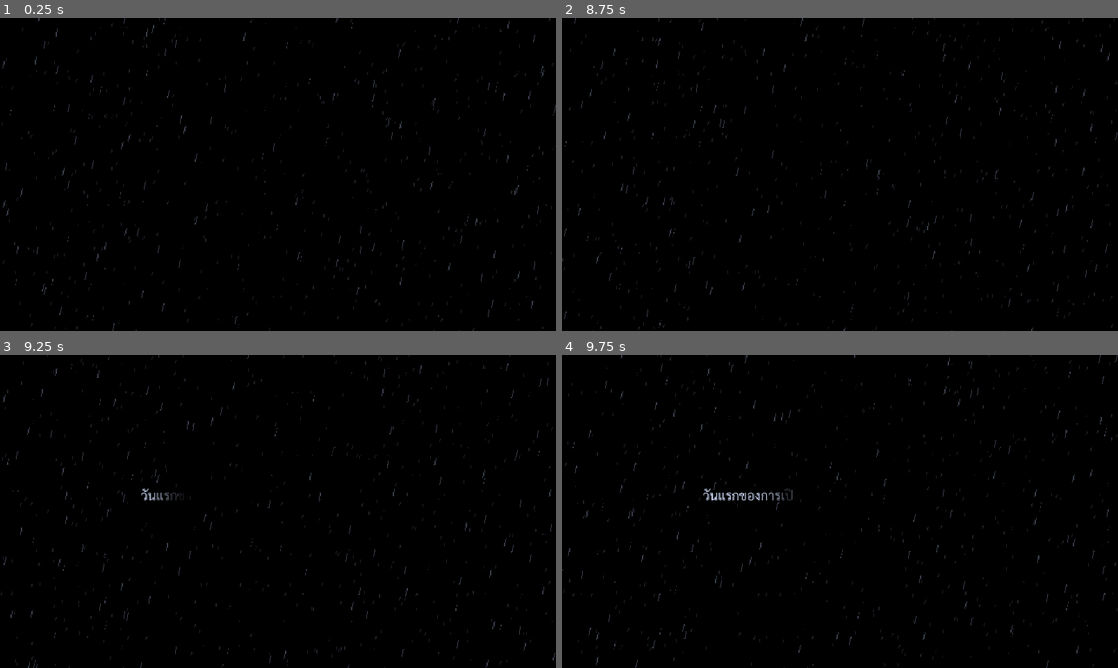
Above: before the commit, frames 1-4 (two rows, left to right).
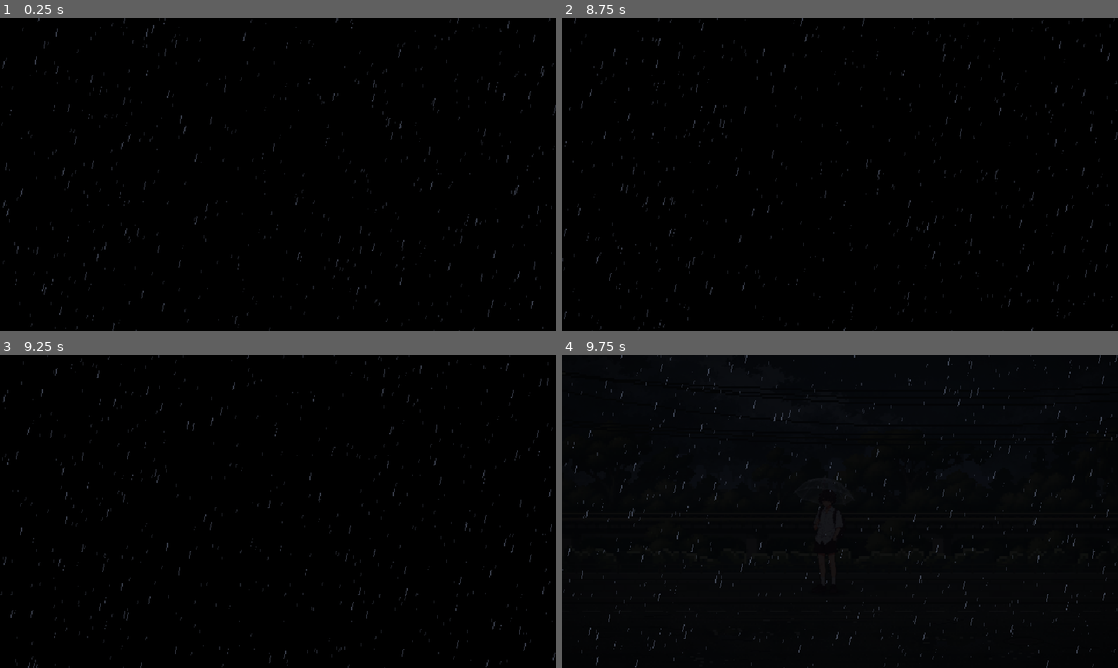
Above: after the commit, the same moments.

Repository: nerfmez/Story-game
Game: Godot game, scene res://scenes/main.tscn
Two runs of this game, one before a commit and one after it. Both use one fixed random seed, a clock stepped at 60 frames per second and the inputs below.
Inputs (mouse positions are in pixels of both pictures, inside the frame that each line leads up to):
- Up to frame 1 (0.25 s): no input
- Up to frame 2 (8.75 s): tap Enter (ui_accept) at 0.5, 0.77, 1.52, 3.02, 3.77, 4.52, 6.02, 6.77, 7.52 s; move the mouse to (962, 158) at 0.52 s; hold Right (ui_right) 0.53-1.28 s; click (962, 158) at 0.67 s; move the mouse to (728, 190) at 1.27 s; hold Left (ui_left) 1.28-2.03 s; move the mouse to (895, 105) at 2.02 s; hold Right (ui_right) 2.03-3.53 s; move the mouse to (812, 237) at 2.77 s; click (812, 237) at 2.92 s; move the mouse to (1006, 221) at 3.52 s; hold Left (ui_left) 3.53-5.78 s; move the mouse to (673, 127) at 4.27 s; move the mouse to (867, 174) at 5.02 s; click (867, 174) at 5.17 s; move the mouse to (756, 96) at 5.77 s; hold Right (ui_right) 5.78-8.03 s; move the mouse to (962, 158) at 6.52 s; move the mouse to (728, 190) at 7.27 s; click (728, 190) at 7.42 s; move the mouse to (895, 105) at 8.02 s; hold Left (ui_left) from 8.03 s (still down)
- Up to frame 3 (9.25 s): keep holding Left (ui_left); move the mouse to (250, 574) at 8.77 s; tap Enter (ui_accept) at 9.02 s
- Up to frame 4 (9.75 s): move the mouse to (1006, 558) at 9.52 s; release Left (ui_left) at 9.53 s; hold Right (ui_right) from 9.53 s (still down); click (1006, 558) at 9.67 s

Frames 1-2 are identical in both runs. In frame 3, 0.1% of the frame differs, in the area x 25-33%, y 42-47%; in frame 4, 0.5%, in the area x 25-63%, y 38-98%.

Commit message:
Intro video: play before going fullscreen; never skip it silently
Safari spends the tap's user activation on requestFullscreen, so the
play() that followed was refused and the game skipped the video. Play
first, then ask for fullscreen. If the browser still refuses, show a
'tap to play' hint and resume on the next tap. Also drop the time
caption after the chapter card; the video already sets the scene.

Co-Authored-By: Claude Opus 5.5 <noreply@anthropic.com>
Claude-Session: https://claude.ai/code/session_011NAKRUA9btL4iodwTEM3Dh

Diff:
--- a/data/prologue.json
+++ b/data/prologue.json
@@ -1,6 +1,6 @@
 {
   "note": "ตอนที่1 [15 เซนติเมตร] จากต้นฉบับของผู้เขียน เกมเล่าด้วยภาพ: ประโยคที่บรรยายสิ่งที่เห็นบนจอตัดออกให้ภาพเล่าแ …(340 unchanged characters)…
-  "caption": "วันแรกของการเปิดภาคเรียน ช่วงเช้าในเดือนสิงหาคม",
+  "caption": "",
   "home": [],
   "street": [
     {
--- a/scripts/intro_video.gd
+++ b/scripts/intro_video.gd
@@ -30,21 +30,41 @@
 		+ 'z-index:1000;opacity:0;transition:opacity 0.6s;pointer-events:none;display:none;';
 	document.body.appendChild(v);
 	var iv = { video: v, armed: false, state: 'idle' };
-	iv.reset = function () { iv.armed = false; iv.state = 'idle'; v.pause(); v.currentTime = 0; v.style.display = 'none'; v.style.opacity = 0; };
+	iv.reset = function () { iv.armed = false; iv.state = 'idle'; v.pause(); v.currentTime = 0; v.style.display = 'none'; v.style.opacity = 0; if (iv.hint) iv.hint.style.display = 'none'; };
 	iv.start = function () {
 		if (iv.state !== 'idle') return;
 		iv.state = 'playing';
 		v.style.display = 'block';
 		requestAnimationFrame(function () { v.style.opacity = 1; });
 		var p = v.play();
-		if (p && p.catch) p.catch(function () { iv.state = 'failed'; });
+		if (p && p.catch) p.catch(iv.refused);
+	};
+	// เบราว์เซอร์ไม่ยอมเล่น (นอกจังหวะแตะ/ประหยัดพลังงาน): ขึ้น "แตะเพื่อเล่น" แตะแล้วเล่นต่อ ไม่ข้ามวิดีโอ
+	var hint = document.createElement('div');
+	hint.textContent = '\u25B6  แตะเพื่อเล่น';
+	hint.style.cssText = 'position:fixed;left:0;right:0;top:50%%;transform:translateY(-50%%);text-align:center;'
+		+ 'color:#dde4f5;font:20px sans-serif;z-index:1001;display:none;pointer-events:none;';
+	document.body.appendChild(hint);
+	iv.hint = hint;
+	iv.refused = function (e) { if (e && e.name === 'NotAllowedError') iv.block(); else iv.state = 'failed'; };
+	iv.block = function () {
+		if (iv.state !== 'playing') return;
+		iv.state = 'blocked';
+		hint.style.display = 'block';
+	};
+	var resume = function () {
+		if (iv.state !== 'blocked') return;
+		hint.style.display = 'none';
+		iv.state = 'playing';
+		var p = v.play();
+		if (p && p.catch) p.catch(iv.refused);
 	};
 	iv.finish = function () {
 		v.style.opacity = 0;
 		setTimeout(function () { v.style.display = 'none'; iv.state = 'ended'; }, 650);
 	};
 	v.addEventListener('ended', iv.finish);
-	v.addEventListener('error', function () { if (iv.state === 'playing') iv.state = 'failed'; });
+	v.addEventListener('error', function () { if (iv.state === 'playing' || iv.state === 'blocked') { hint.style.display = 'none'; iv.state = 'failed'; } });
 	// แตะเพื่อเริ่ม = เปิดเต็มจอ (ล็อกแนวนอนถ้าเครื่องยอม) แล้วเล่นวิดีโอ ต้องทำในจังหวะแตะเท่านั้นเบราว์เซอร์ถึงยอม
 	var fullscreen = function () {
 		var el = document.documentElement;
@@ -57,7 +77,11 @@
 			}).catch(function () {});
 		} catch (e) {}
 	};
-	var tap = function () { if (iv.armed) { iv.armed = false; fullscreen(); iv.start(); } };
+	// เริ่มเล่นก่อนแล้วค่อยขอเต็มจอ (บางเครื่องเปลี่ยนเต็มจอแล้วจังหวะแตะหมดอายุ วิดีโอเลยถูกบล็อก)
+	var tap = function () {
+		if (iv.armed) { iv.armed = false; iv.start(); fullscreen(); }
+		else resume();
+	};
 	['touchend', 'pointerup', 'mouseup', 'keydown'].forEach(function (e) { document.addEventListener(e, tap, true); });
 	window.introVideo = iv;
 })();
--- a/scripts/prologue.gd
+++ b/scripts/prologue.gd
@@ -55,10 +55,13 @@
 func begin() -> void:
 	dialogue_box.line_started.connect(_on_line)
 	await cards.show_chapter()
-	cards.caption(str(_lines.get("caption", "")))   # บอกเวลาบนจอดำ
-	await get_tree().create_timer(2.5).timeout
+	var caption := str(_lines.get("caption", ""))
+	if caption != "":                          # บอกเวลาบนจอดำ (ตอนนี้ว่าง: วิดีโอเปิดเรื่องเล่าไปแล้ว)
+		cards.caption(caption)
+		await get_tree().create_timer(2.5).timeout
 	await _say("home")                         # ที่บ้าน: เสียงในใจบนจอดำ (มีแต่เสียงฝน)
-	cards.clear_caption()
+	if caption != "":
+		cards.clear_caption()
 	cards.reveal_scene()
 	await get_tree().create_timer(2.0).timeout
 	await _say("street")
